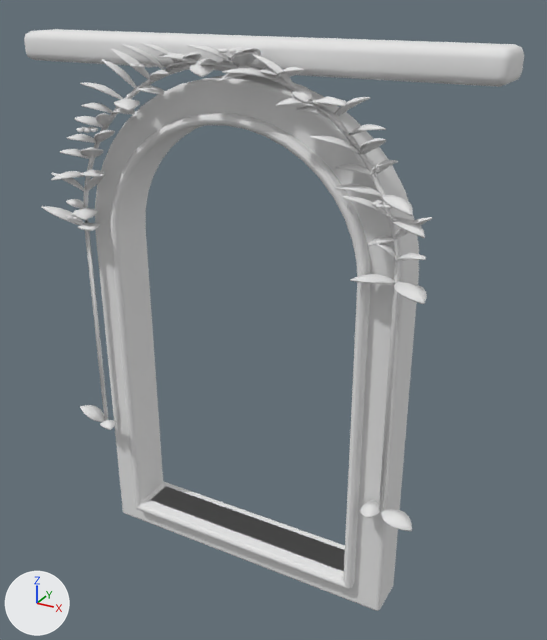
Renders of the glTF model assets/rooms/coffee_shop/ivy_arch_door.glb from each side of a commit.
Camera for both pictures: a 50 mm lens placed at (2.14, -3.54, 3.31), pointed at (0.18, 0.02, 1.53). Every picture has the same lights, and +X, +Y and +Z are marked at lower left. The picture after the commit comes second. Vertices at exactly the same position are counted once.

Names of what the first picture shows: 'ivy_arch_door.001'.
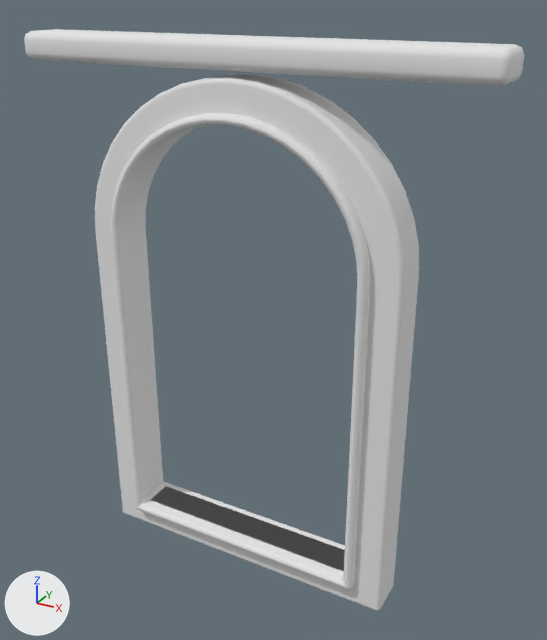
What the commit changed:
me_ivy_arch_door_mobile is used by ob_ivy_arch_door_001; location (0.0, 0.0, 0.0).
me_ivy_arch_door_mobile had 4927 vertices, 9468 faces and spanned x -1.4..1.4, y -0.38..0.15, z -0.2..3.08.
me_ivy_arch_door_mobile now has 920 vertices, 1836 faces and spans x -1.4..1.4, y -0.19..0.15, z -0.2..3.08.
me_ivy_arch_door_mobile part 1: 80 loose pieces with 4007 vertices, spanning x -1.22..1.19, y -0.38..-0.14, z 0.59..3.06, are deleted.

Location of each change, (x1, y1, x2, y2) in pixels of the pictures (547 x 640 px):
part 1 of me_ivy_arch_door_mobile, deleted
    before: (42, 43, 433, 531)
